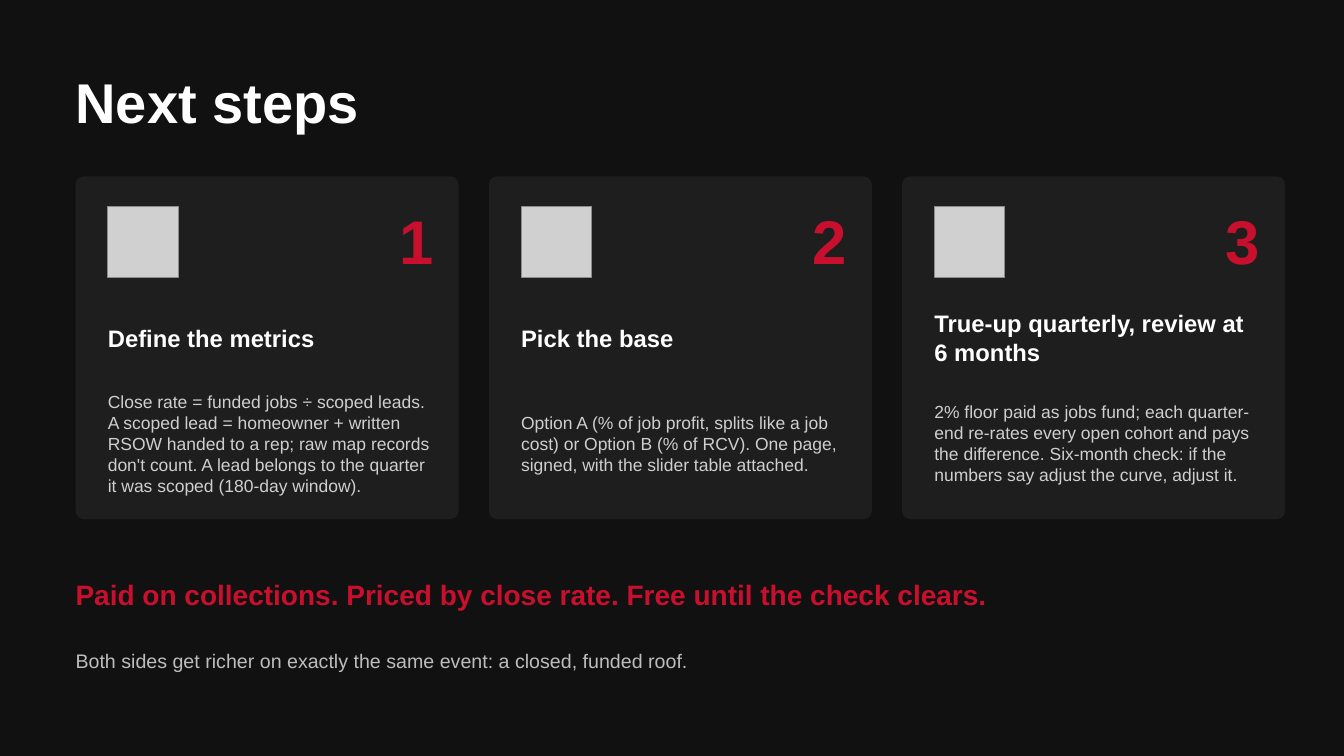
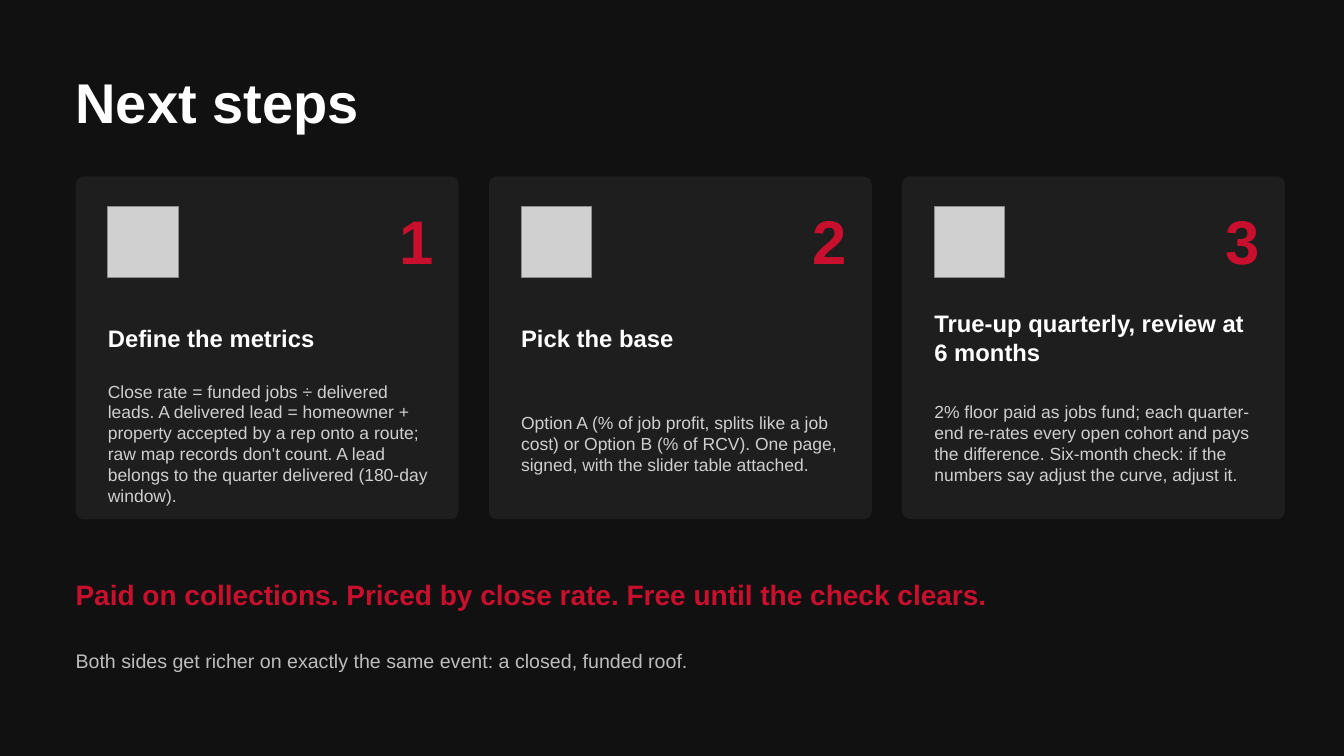
Before and after one commit to DommyD26/roofing-site-template, a slide deck: slide 8 of pitch/Commission-Plan.pptx. Drawn at 1344x756 pixels with LibreOffice and Linux fonts; fonts in the diff are those of the drawing; grey boxes stand for pictures. Boxes give left, top, right and bottom in pixels: in the first picture for what was removed or moved away, otherwise in the second. Text is boxed around its words. In the diff, an @@ line names an element or a change of style, - is before the commit and + after.

```diff
--- a/pitch/Commission-Plan.pptx
+++ b/pitch/Commission-Plan.pptx
@@ text at <box>108,385,428,506</box>: text changed @@
-Close rate = funded jobs ÷ scoped leads. A scoped lead = homeowner + written RSOW handed to a rep; raw map records don't count. A lead belongs to the quarter it was scoped (180-day window).
+Close rate = funded jobs ÷ delivered leads. A delivered lead = homeowner + property accepted by a rep onto a route; raw map records don't count. A lead belongs to the quarter delivered (180-day window).
```
Also in this commit, not shown: 6 other slides changed, 3 other files.
